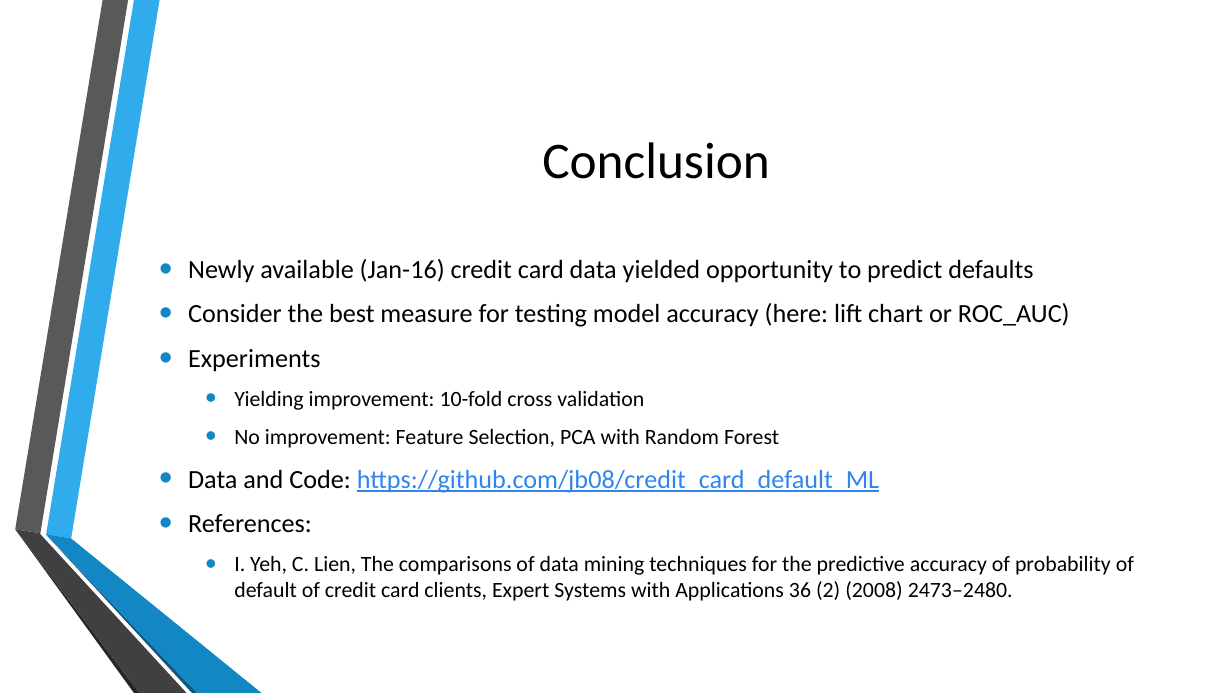
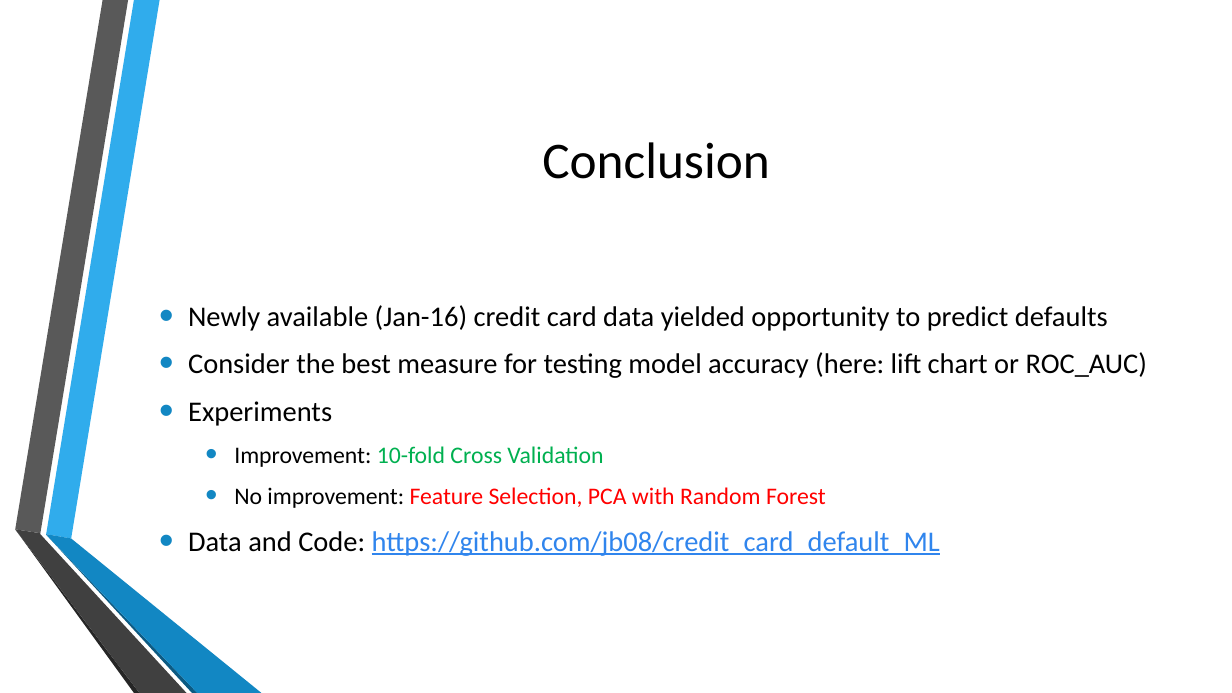
Before and after one commit to jb08/credit_card_default_ML, a slide deck: slide 13 of Predicting_Credit_Card_defaults.pptx (slide 11 before the commit). Drawn at 1232x693 pixels with LibreOffice and Linux fonts; fonts in the diff are those of the drawing; background and template pictures are left out. Boxes give left, top, right and bottom in pixels: in the first picture for what was removed or moved away, otherwise in the second. Text is boxed around its words. In the diff, an @@ line names an element or a change of style, - is before the commit and + after.

```diff
--- a/Predicting_Credit_Card_defaults.pptx
+++ b/Predicting_Credit_Card_defaults.pptx
@@ text at (188,305,1148,556): size 20.4 to 22.2 pt in "Newly available (Jan-16) credit card data yielded ...", "Consider the best measure for testing model ...", "Experiments", "Data and Code: https://github.com/jb08/credit_card_default_M ..."; size 17 to 18.5 pt in "No improvement: Feature Selection, PCA with Random ..."; text colour #000000 to #FF0000 in "Feature Selection, PCA with Random Forest" @@
@@ text at (234,446,603,467): text changed; size 17 to 18.5 pt; text colour #000000 to #00B050 @@
-  • Yielding improvement: 10-fold cross validation
+  • Improvement: 10-fold Cross Validation
@@ text at (188,514,1134,601): paragraphs removed @@
-• References:
-  • I. Yeh, C. Lien, The comparisons of data mining techniques for the predictive accuracy of probability of default of credit card clients, Expert Systems with Applications 36 (2) (2008) 2473–2480.
```
Also in this commit, not shown: 1 other slide changed, 2 slides added, 5 other files.
